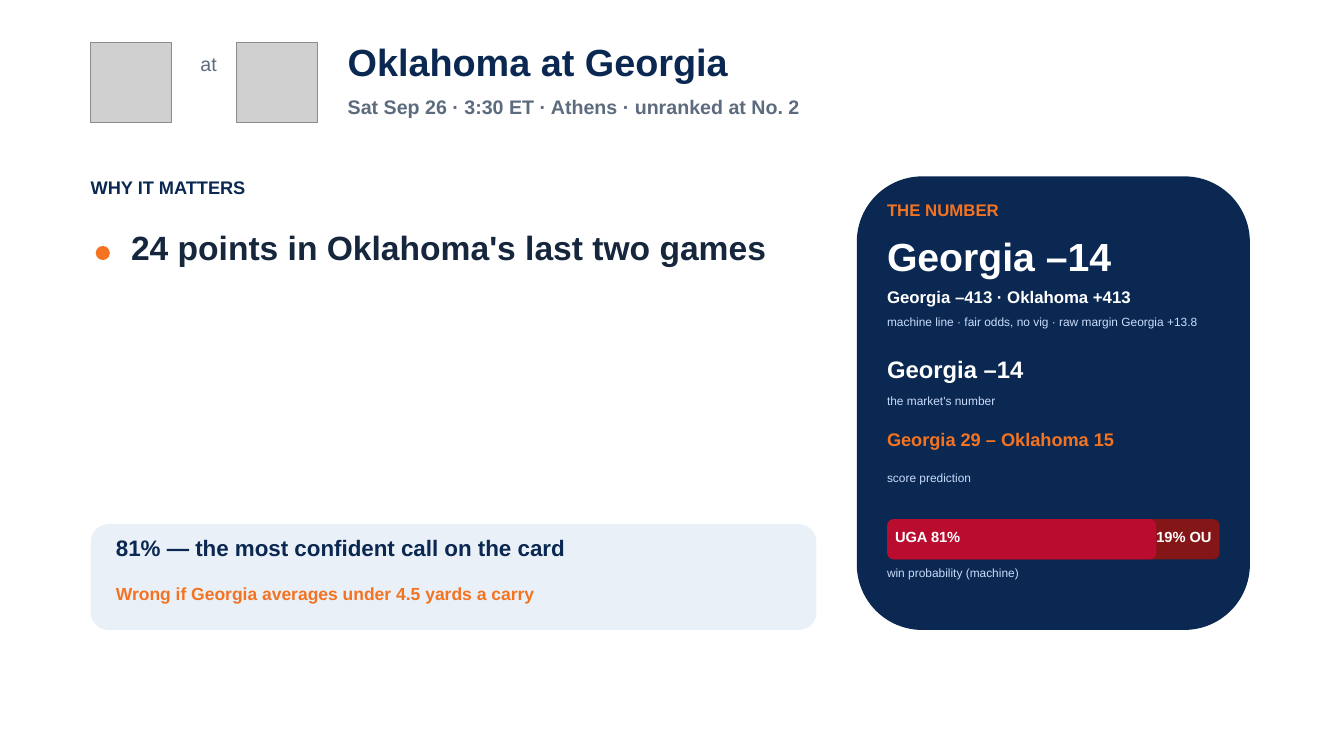
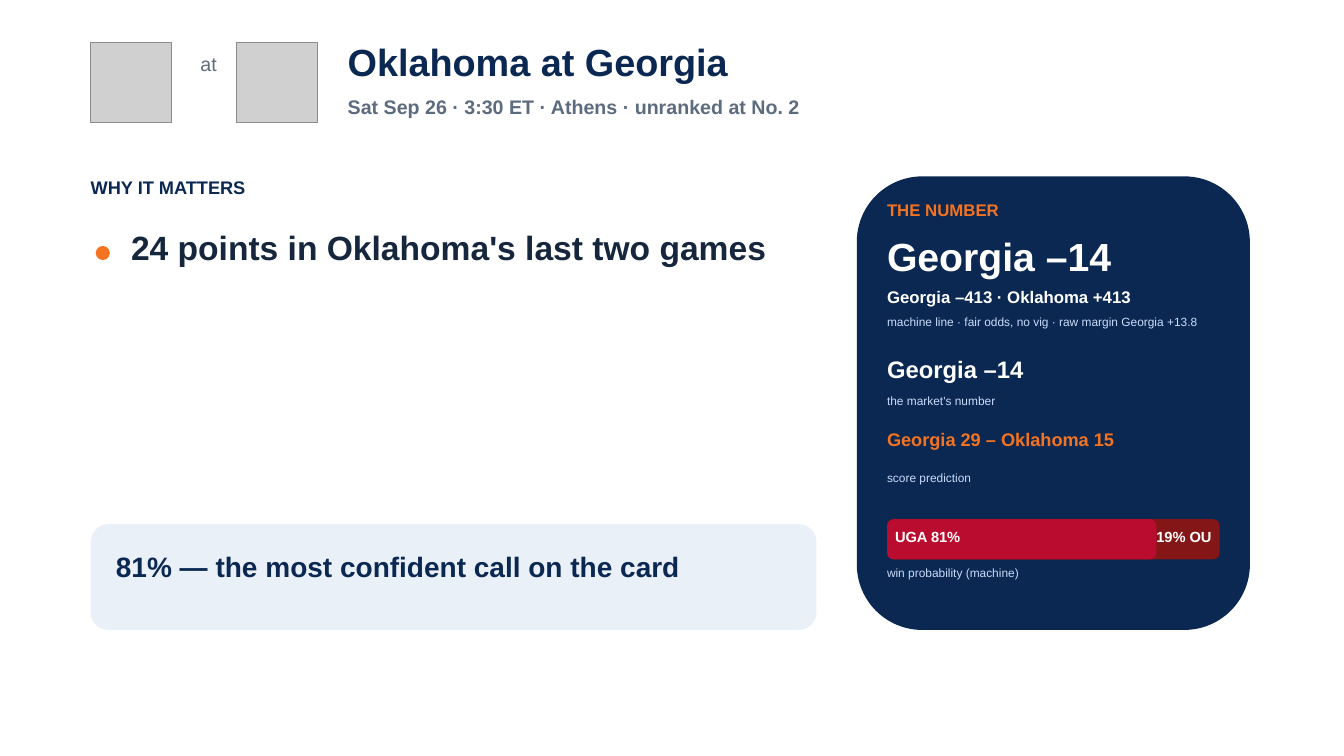
Before and after one commit to lucasalvarezflorida-lab/ncaa-fbs-analytics, a slide deck: slide 12 of decks/2026_Week4_Episode5.pptx. Drawn at 1344x756 pixels with LibreOffice and Linux fonts; fonts in the diff are those of the drawing; grey boxes stand for pictures. Boxes give left, top, right and bottom in pixels: in the first picture for what was removed or moved away, otherwise in the second. Text is boxed around its words. In the diff, an @@ line names an element or a change of style, - is before the commit and + after.

```diff
--- a/decks/2026_Week4_Episode5.pptx
+++ b/decks/2026_Week4_Episode5.pptx
@@ text "81% — the most confident ...": place and size @@
-text "81% — the most confident ..." at [116,539,565,557]
+text "81% — the most confident ..." at [116,556,679,578]
@@ text "81% — the most confident ..." at [116,556,679,578]: size 16 to 20 pt @@
@@ text removed at [116,587,534,604] @@
-Wrong if Georgia averages under 4.5 yards a carry
```
Also in this commit, not shown: 4 other slides changed, 1 other file.
